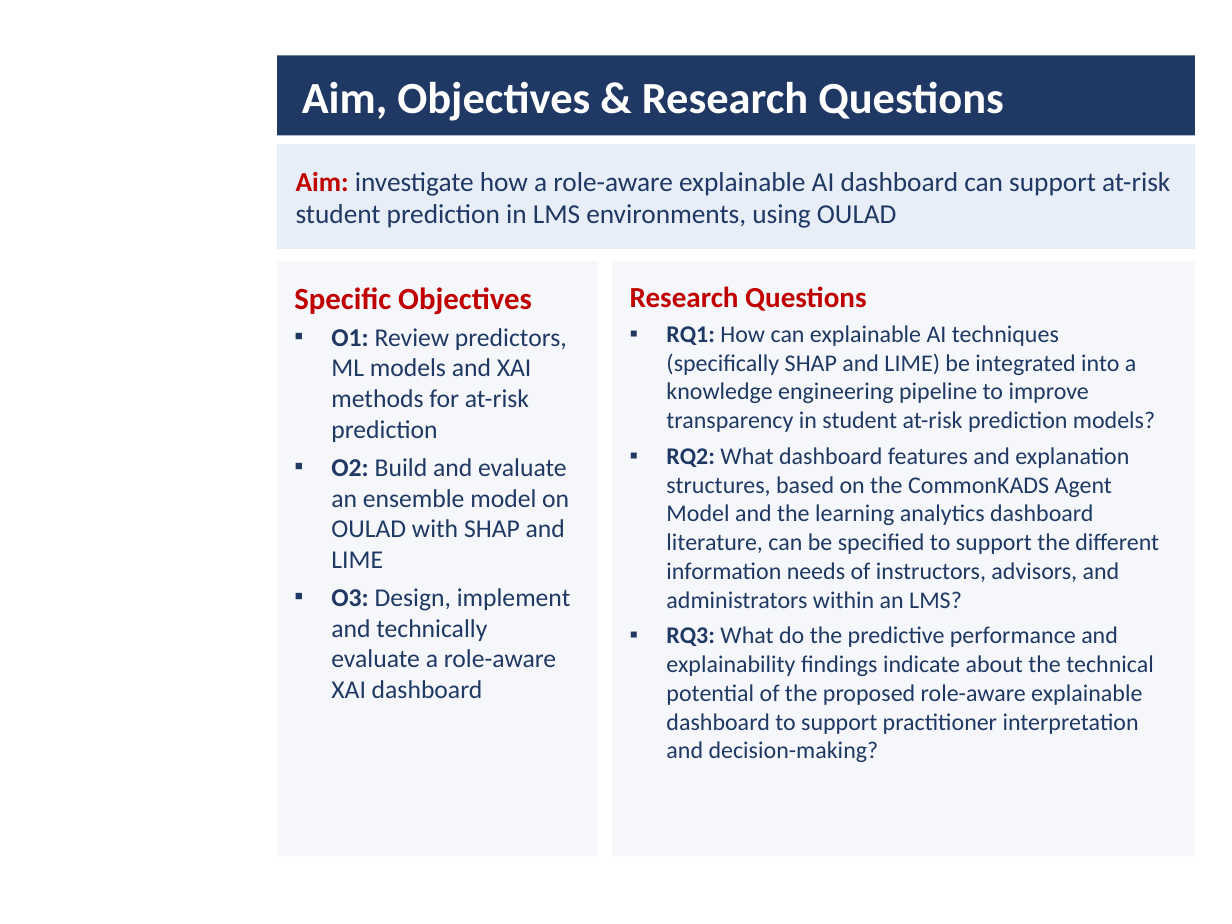
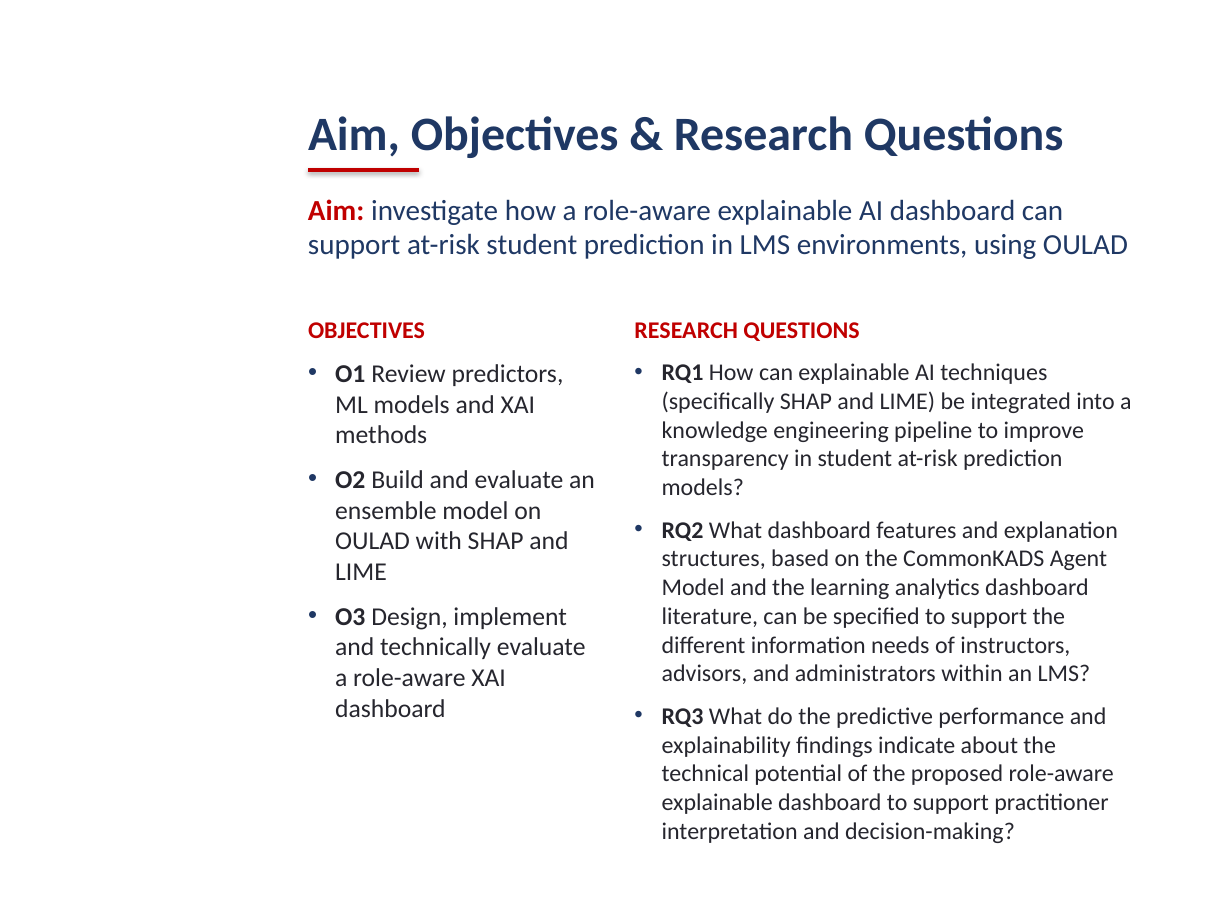
Before and after one commit to daniel-larry/python-run-result, a slide deck: slide 4 of Internal_Defense_Presentation.pptx. Drawn at 1232x924 pixels with LibreOffice and Linux fonts; fonts in the diff are those of the drawing; background and template pictures are left out. Boxes give left, top, right and bottom in pixels: in the first picture for what was removed or moved away, otherwise in the second. Text is boxed around its words. In the diff, an @@ line names an element or a change of style, - is before the commit and + after.

Commit message:
Defense deck: open layout without boxes, Calibri, Moodle screenshot

```diff
--- a/Internal_Defense_Presentation.pptx
+++ b/Internal_Defense_Presentation.pptx
@@ rectangle removed at bbox=[277, 55, 1195, 136] @@
@@ title "Aim, Objectives & Research Questions": place and size @@
-title "Aim, Objectives & Research Questions" at bbox=[302, 81, 1004, 121]
+title "Aim, Objectives & Research Questions" at bbox=[308, 116, 1064, 158]
@@ title "Aim, Objectives & Research Questions" at bbox=[308, 116, 1064, 158]: size 26 to 28 pt, text colour #FFFFFF to #1F3864; vertical alignment middle to bottom @@
@@ rectangle removed at bbox=[277, 144, 1195, 249] @@
@@ line added from (308, 170) to (419, 170), #C00000 2.25 pt @@
@@ text "Aim: investigate how a role-aware ...": place and size @@
-text "Aim: investigate how a role-aware ..." at bbox=[296, 172, 1170, 228]
+text "Aim: investigate how a role-aware ..." at bbox=[308, 199, 1128, 259]
@@ text "Aim: investigate how a role-aware ..." at bbox=[308, 199, 1128, 259]: size 16 to 17 pt; vertical alignment middle to top @@
@@ rectangle removed at bbox=[277, 261, 598, 856] @@
@@ rectangle removed at bbox=[612, 261, 1195, 856] @@
@@ text at bbox=[308, 322, 595, 717]: text changed; text colour #1F3864 to #26262E @@
-Specific Objectives
-▪ O1: Review predictors, ML models and XAI methods for at-risk prediction
-▪ O2: Build and evaluate an ensemble model on OULAD with SHAP and LIME
-▪ O3: Design, implement and technically evaluate a role-aware XAI dashboard
+OBJECTIVES
+• O1 Review predictors, ML models and XAI methods
+• O2 Build and evaluate an ensemble model on OULAD with SHAP and LIME
+• O3 Design, implement and technically evaluate a role-aware XAI dashboard
@@ text at bbox=[634, 322, 1131, 843]: text changed; text colour #1F3864 to #26262E @@
-Research Questions
-▪ RQ1: How can explainable AI techniques (specifically SHAP and LIME) be integrated into a knowledge engineering pipeline to improve transparency in student at-risk prediction models?
-▪ RQ2: What dashboard features and explanation structures, based on the CommonKADS Agent Model and the learning analytics dashboard literature, can be specified to support the different information needs of instructors, advisors, and administrators within an LMS?
-▪ RQ3: What do the predictive performance and explainability findings indicate about the technical potential of the proposed role-aware explainable dashboard to support practitioner interpretation and decision-making?
+RESEARCH QUESTIONS
+• RQ1 How can explainable AI techniques (specifically SHAP and LIME) be integrated into a knowledge engineering pipeline to improve transparency in student at-risk prediction models?
+• RQ2 What dashboard features and explanation structures, based on the CommonKADS Agent Model and the learning analytics dashboard literature, can be specified to support the different information needs of instructors, advisors, and administrators within an LMS?
+• RQ3 What do the predictive performance and explainability findings indicate about the technical potential of the proposed role-aware explainable dashboard to support practitioner interpretation and decision-making?
```
Also in this commit, not shown: 11 other slides changed.
